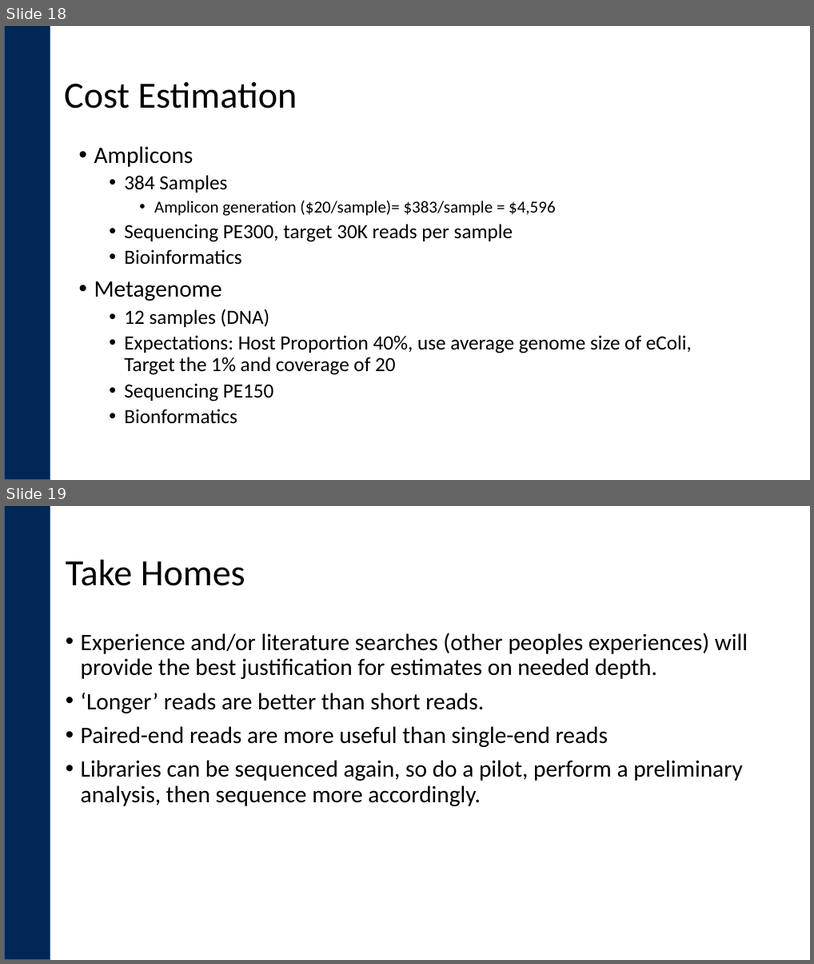
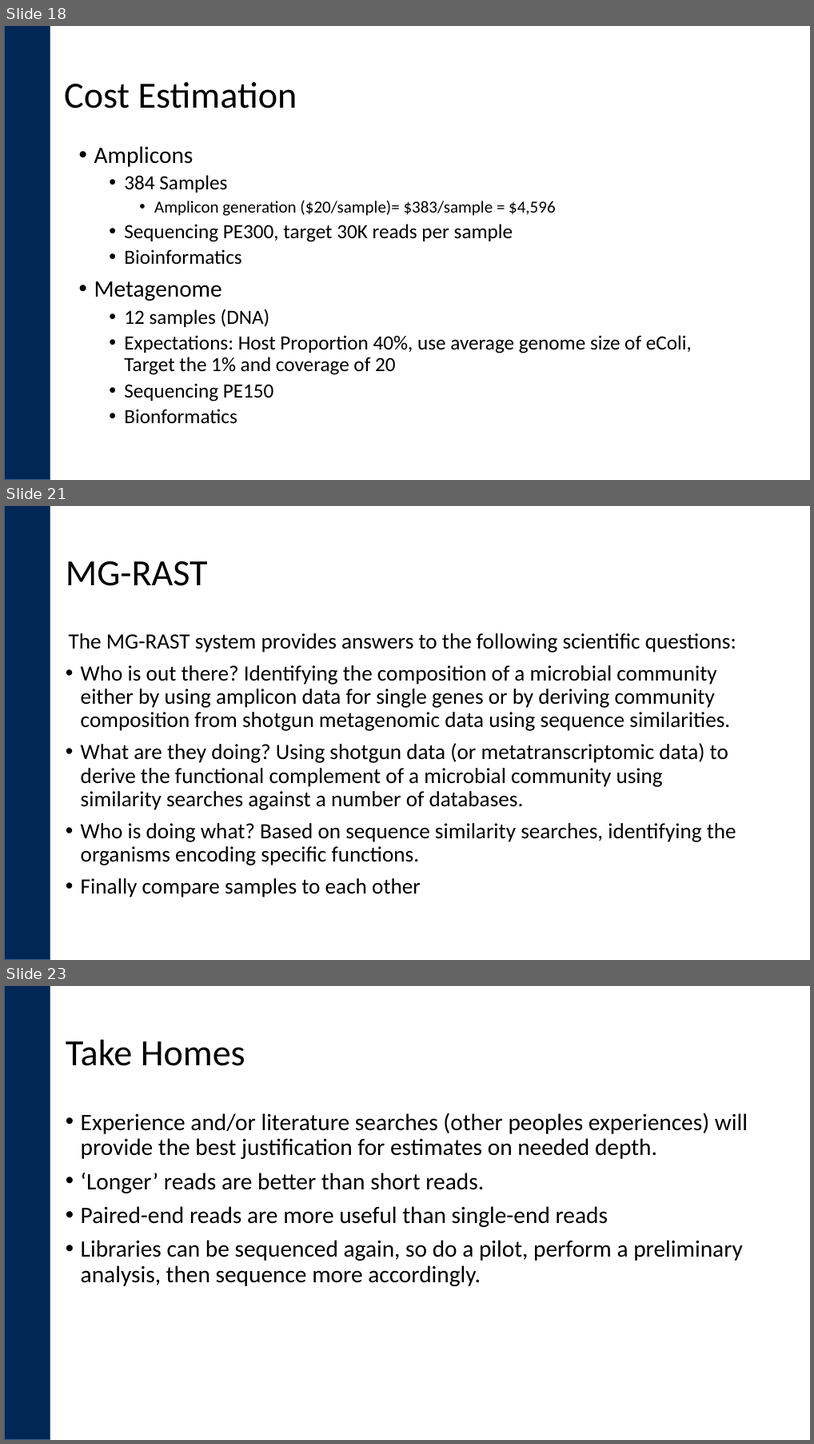
Before and after one commit to ucdavis-bioinformatics-training/2018-May-Microbial-Community-Analysis-Workshop_UCB, a slide deck: wednesday/Experimental_Design.pptx. Shown one above the other, each under a label of ours: slides 18 and 19 before the commit, slides 18, 21 and 23 after it; the slides between them are not shown. The pictures are 814x964 and 814x1444 pixels, drawn with LibreOffice and Linux fonts; fonts in the diff are those of the drawing; background and template pictures are left out. Boxes give left, top, right and bottom in pixels: in the first picture for what was removed or moved away, otherwise in the second. Text is boxed around its words. In the diff, an @@ line names an element or a change of style, - is before the commit and + after.

```diff
--- a/wednesday/Experimental_Design.pptx
+++ b/wednesday/Experimental_Design.pptx
@@ slide 21 added at (4,506,810,960), background #FFFFFF; not listed: 1 template element that a slide beside it also shows @@
@@ title added at (66,561,208,586), 44 pt, text #000000 @@
+MG-RAST
@@ text added at (69,633,737,897), 25.9 pt, text #000000 @@
+The MG-RAST system provides answers to the following scientific questions:
+• Who is out there? Identifying the composition of a microbial community either by using amplicon data for single genes or by deriving community composition from shotgun metagenomic data using sequence similarities.
+• What are they doing? Using shotgun data (or metatranscriptomic data) to derive the functional complement of a microbial community using similarity searches against a number of databases.
+• Who is doing what? Based on sequence similarity searches, identifying the organisms encoding specific functions.
+• Finally compare samples to each other
@@ what was slide 19 is now slide 23 @@
```
Also in this commit, not shown: 3 other slides added, 2 other files.
